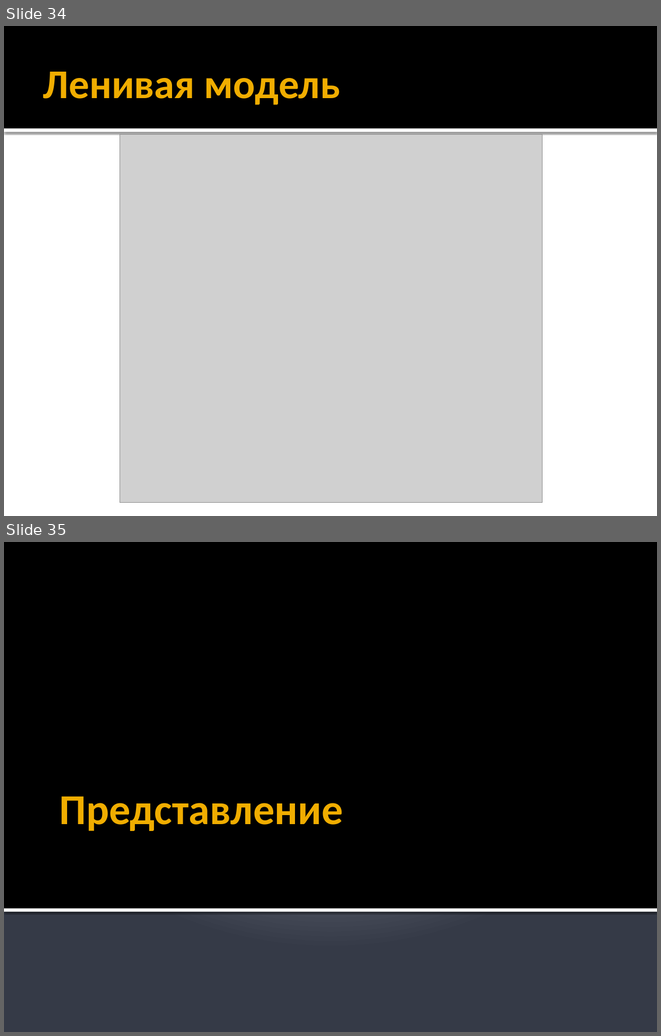
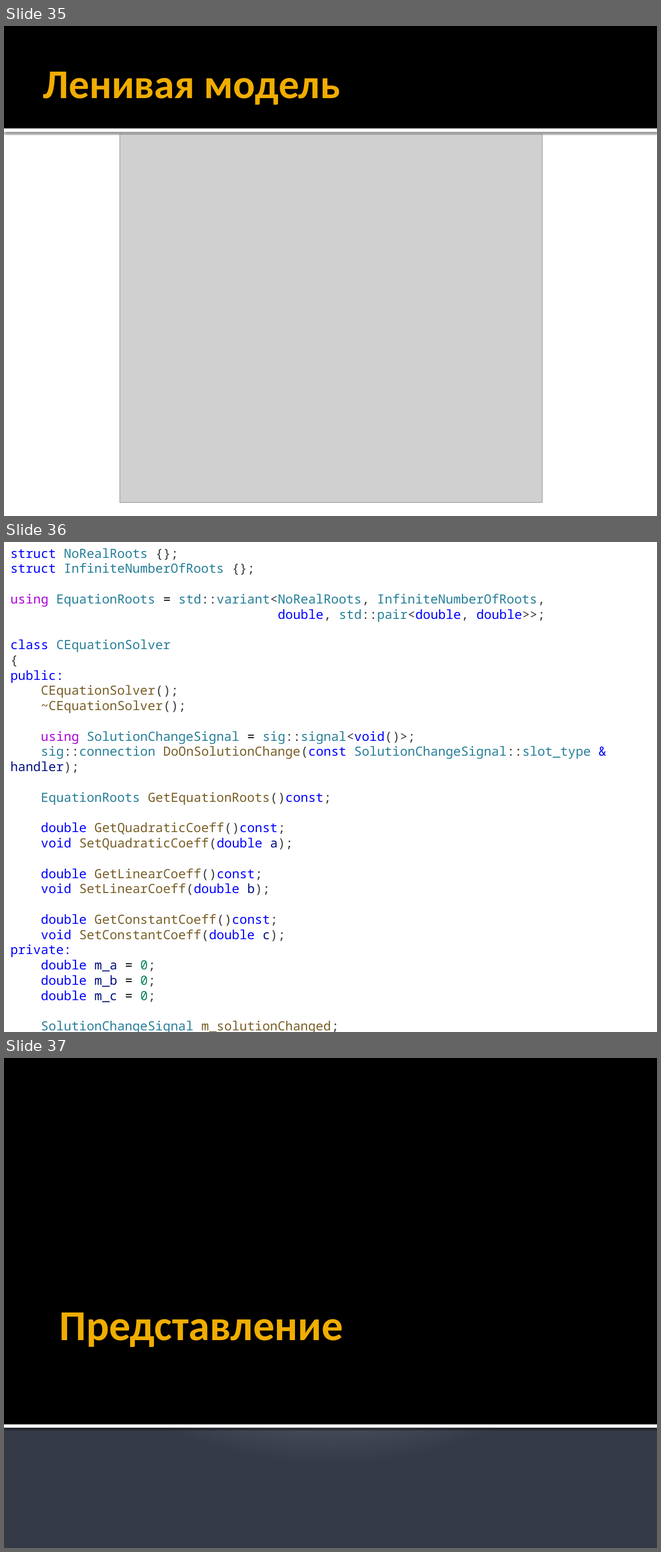
Before and after one commit to alexey-malov/ood, a slide deck: lectures/16.mvxx/mvxx.pptx. Shown one above the other, each under a label of ours: slides 34 and 35 before the commit, slides 35, 36 and 37 after it. The pictures are 661x1036 and 661x1552 pixels, drawn with LibreOffice and Linux fonts; fonts in the diff are those of the drawing; grey boxes stand for pictures. Boxes give left, top, right and bottom in pixels: in the first picture for what was removed or moved away, otherwise in the second. Text is boxed around its words. In the diff, an @@ line names an element or a change of style, - is before the commit and + after.

```diff
--- a/lectures/16.mvxx/mvxx.pptx
+++ b/lectures/16.mvxx/mvxx.pptx
@@ slide 36 added at bbox=[4, 542, 657, 1032], background #FFFFFF @@
@@ text added at bbox=[10, 548, 591, 1032], 14 pt, text #267F99 @@
+struct NoRealRoots {};
+struct InfiniteNumberOfRoots {};
+using EquationRoots = std::variant<NoRealRoots, InfiniteNumberOfRoots,
+double, std::pair<double, double>>;
+class CEquationSolver
+{
+public:
+CEquationSolver();
+~CEquationSolver();
+using SolutionChangeSignal = sig::signal<void()>;
+sig::connection DoOnSolutionChange(const SolutionChangeSignal::slot_type & handler);
+EquationRoots GetEquationRoots()const;
+double GetQuadraticCoeff()const;
+void SetQuadraticCoeff(double a);
+double GetLinearCoeff()const;
+void SetLinearCoeff(double b);
+double GetConstantCoeff()const;
+void SetConstantCoeff(double c);
+private:
+double m_a = 0;
+double m_b = 0;
+double m_c = 0;
+SolutionChangeSignal m_solutionChanged;
+};
@@ what was slide 34 is now slide 35 @@
@@ what was slide 35 is now slide 37 @@
```
Also in this commit, not shown: 2 slides changed, 1 other slide added.
